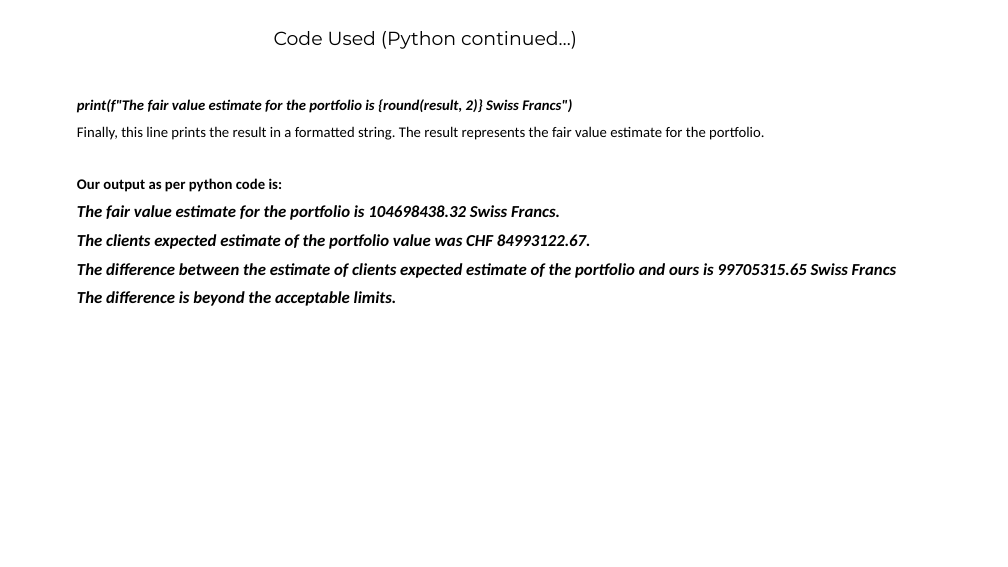
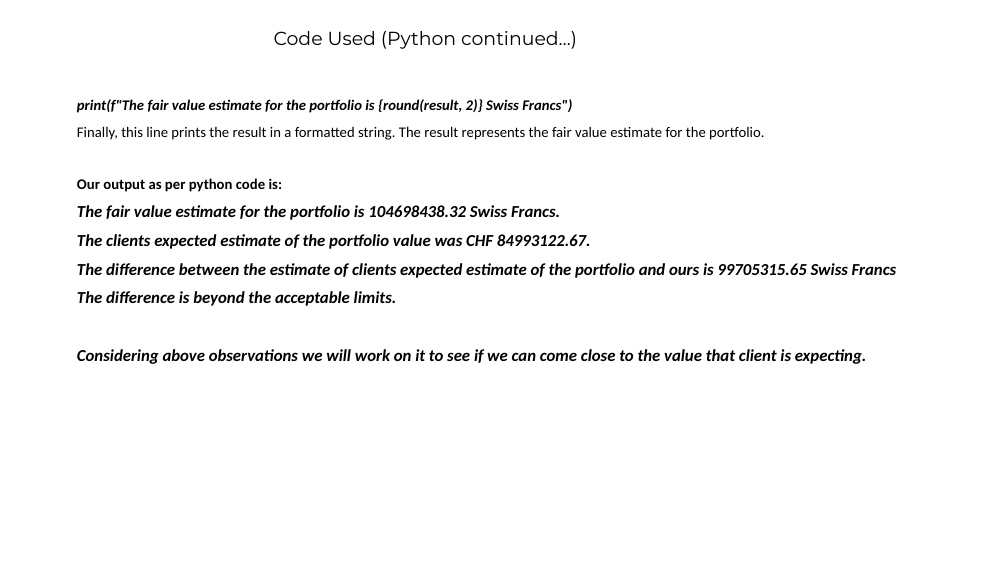
Before and after one commit to Akshay-Paunikar/Forage_Virtual_Internship_Program, a slide deck: slide 5 of PWC - Digital Intelligence/Task 3 - Quant Finance Modelling/Task_3_Quant_Finance_Modelling.pptx. Drawn at 1008x567 pixels with LibreOffice and Linux fonts; fonts in the diff are those of the drawing. Boxes give left, top, right and bottom in pixels: in the first picture for what was removed or moved away, otherwise in the second. Text is boxed around its words. In the diff, an @@ line names an element or a change of style, - is before the commit and + after.

Commit message:
Pwc - Digital Intelligence - Task 3 - Model answer uploaded and task completed using python

```diff
--- a/PWC - Digital Intelligence/Task 3 - Quant Finance Modelling/Task_3_Quant_Finance_Modelling.pptx
+++ b/PWC - Digital Intelligence/Task 3 - Quant Finance Modelling/Task_3_Quant_Finance_Modelling.pptx
@@ text at (77,349,866,364): paragraph added @@
+Considering above observations we will work on it to see if we can come close to the value that client is expecting.
```
